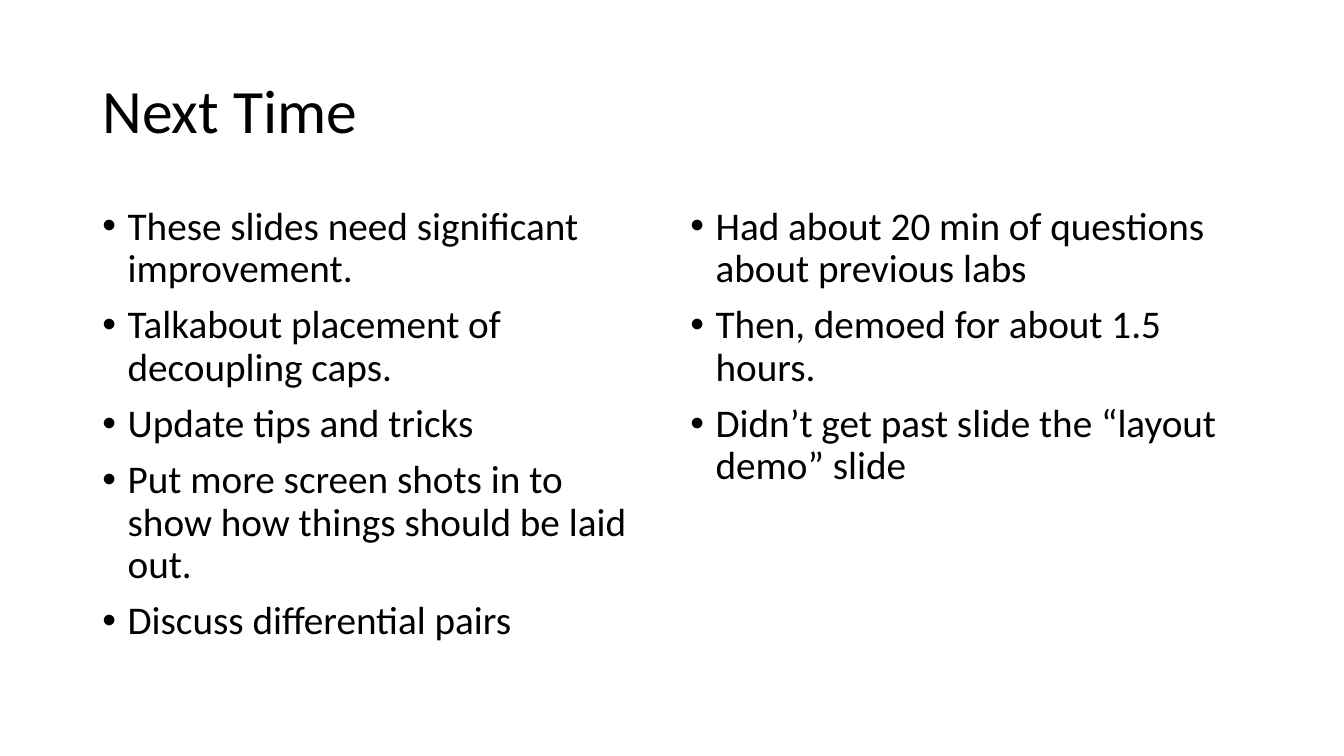
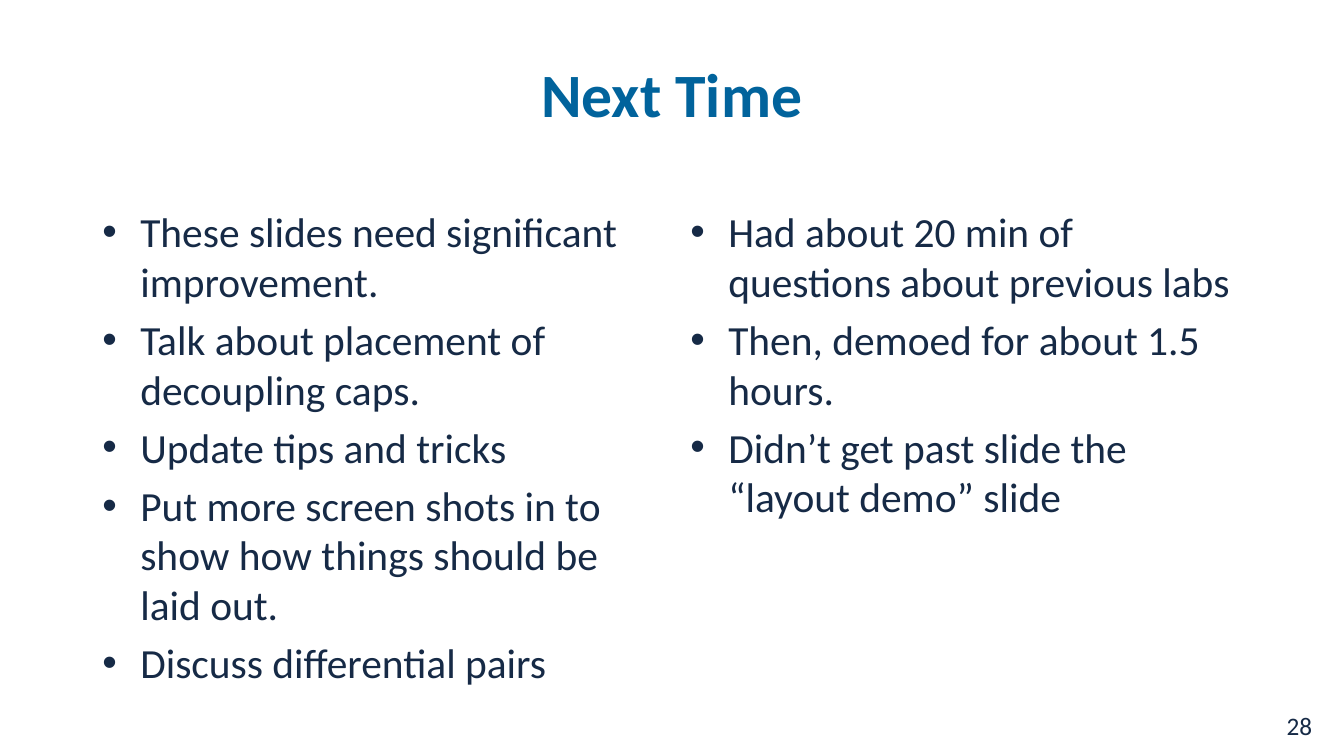
Before and after one commit to NVSL/QuadClass-Resources, a slide deck: slide 28 of labs/Laying-Out-The-Board/Laying-Out-The-Board.pptx. Drawn at 1344x756 pixels with LibreOffice and Linux fonts; fonts in the diff are those of the drawing; background and template pictures are left out. Boxes give left, top, right and bottom in pixels: in the first picture for what was removed or moved away, otherwise in the second. Text is boxed around its words. In the diff, an @@ line names an element or a change of style, - is before the commit and + after.

Commit message:
update slides

```diff
--- a/labs/Laying-Out-The-Board/Laying-Out-The-Board.pptx
+++ b/labs/Laying-Out-The-Board/Laying-Out-The-Board.pptx
@@ title "Next Time" moved from (x1=102, y1=90, x2=357, y2=134) to (x1=541, y1=73, x2=802, y2=118) @@
@@ title "Next Time" at (x1=541, y1=73, x2=802, y2=118): text colour #000000 to #01639C, bold on; alignment left to centre; line spacing 0.9 to 1 @@
@@ text "Had about 20 min of ..." at (x1=728, y1=218, x2=1229, y2=519): size 28 to 29.6 pt, text colour #000000 to #162A46; indent changed; line spacing 0.9 to 1; less space between paragraphs @@
@@ text at (x1=140, y1=218, x2=617, y2=685): size 28 to 29.6 pt, text colour #000000 to #162A46 in "These slides need significant improvement.", "Update tips and tricks", "Put more screen shots in to show ...", "Discuss differential pairs"; indent changed; line spacing 0.9 to 1; less space between paragraphs @@
@@ text at (x1=140, y1=326, x2=545, y2=412): text changed; size 28 to 29.6 pt; text colour #000000 to #162A46 @@
-• Talkabout placement of decoupling caps.
+• Talk about placement of decoupling caps.
@@ page number added at (x1=1287, y1=717, x2=1313, y2=735), 18 pt, text #162A46 @@
+28
```
Also in this commit, not shown: 29 other slides changed, 7 other files.
